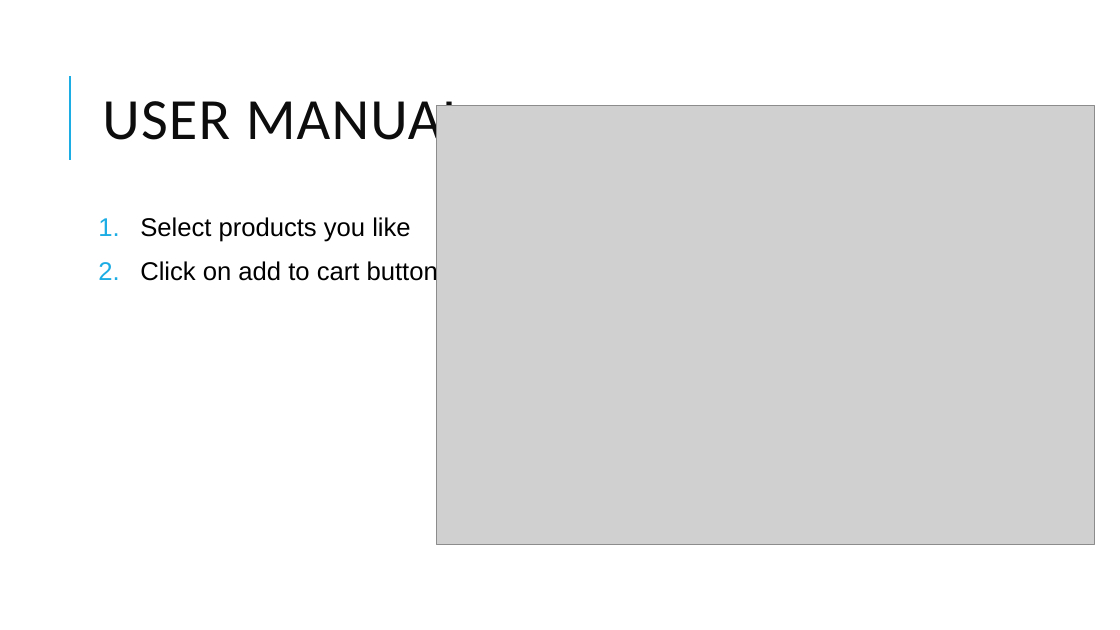
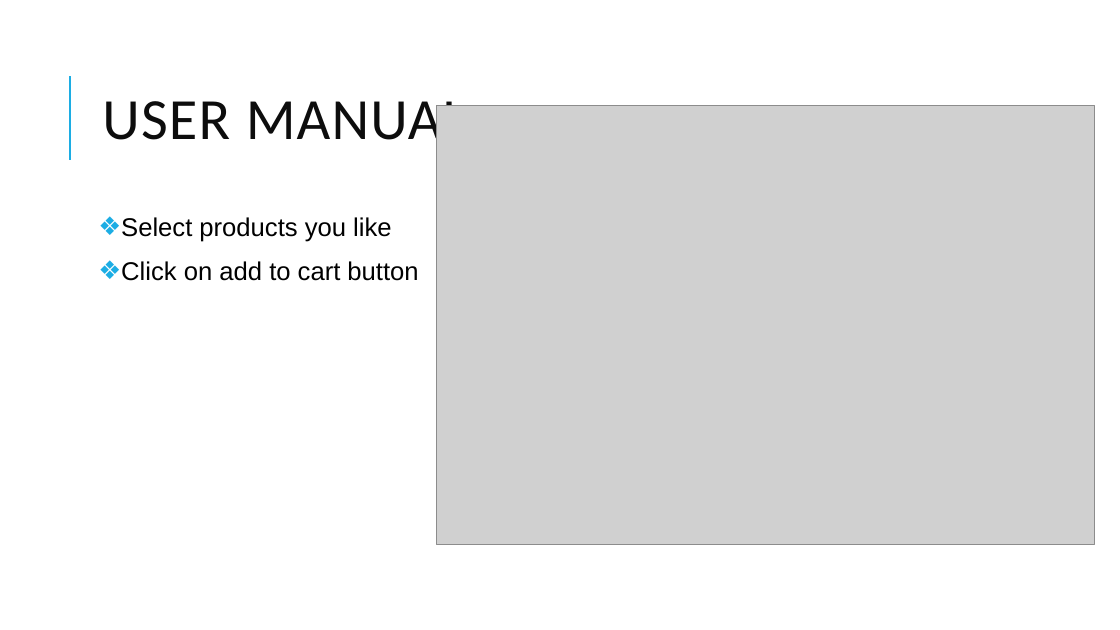
Before and after one commit to admondtamang/e-commerce-cp, a slide deck: slide 30 of E-commerce site.pptx. Drawn at 1120x630 pixels with LibreOffice and Linux fonts; fonts in the diff are those of the drawing; grey boxes stand for pictures. Boxes give left, top, right and bottom in pixels: in the first picture for what was removed or moved away, otherwise in the second. Text is boxed around its words. In the diff, an @@ line names an element or a change of style, - is before the commit and + after.

```diff
--- a/E-commerce site.pptx
+++ b/E-commerce site.pptx
@@ text "Select products you like" at (x1=121, y1=217, x2=418, y2=281): bullet 1. to ❖ @@
```
Also in this commit, not shown: 3 other slides changed, 5 other files.
